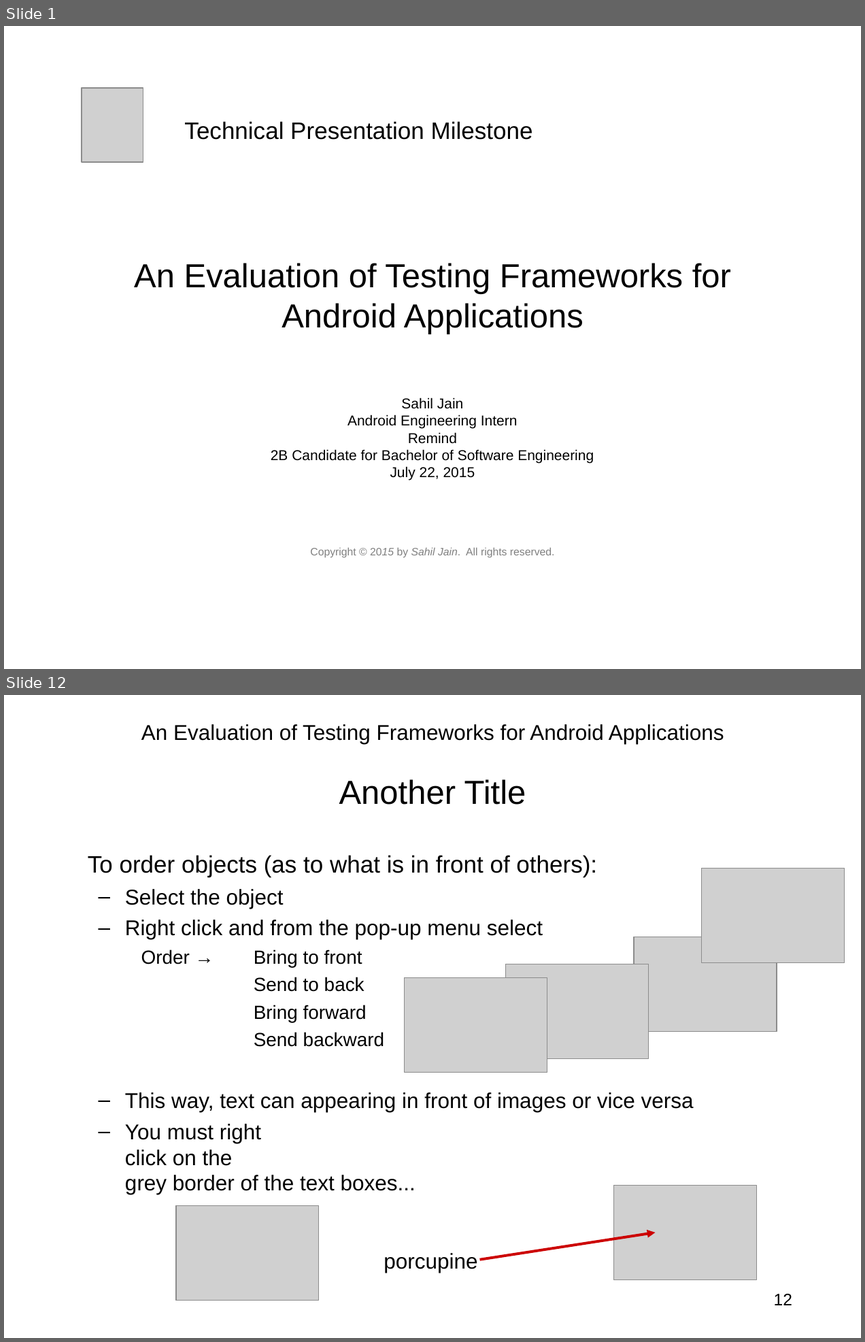
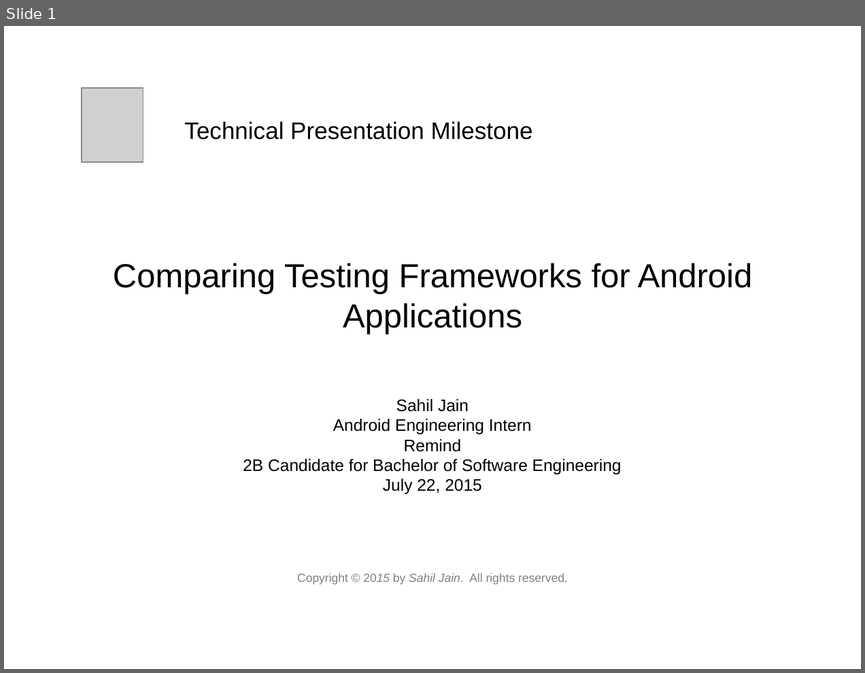
Before and after one commit to sahiljain/tpm, a slide deck: s44jain_tpm.ppt. Shown one above the other, each under a label of ours: slides 1 and 12 before the commit, slide 1 after it; the slides between them are not shown. The pictures are 865x1342 and 865x673 pixels, drawn with LibreOffice and Linux fonts; fonts in the diff are those of the drawing; grey boxes stand for pictures. Boxes give left, top, right and bottom in pixels: in the first picture for what was removed or moved away, otherwise in the second. Text is boxed around its words. In the diff, an @@ line names an element or a change of style, - is before the commit and + after.

```diff
--- a/s44jain_tpm.ppt
+++ b/s44jain_tpm.ppt
@@ slide 12 removed at bbox=[4, 695, 861, 1338], background #FFFFFF @@
@@ text removed at bbox=[141, 724, 724, 744] @@
-An Evaluation of Testing Frameworks for Android Applications
@@ title removed at bbox=[339, 779, 526, 804] @@
-Another Title
@@ text removed at bbox=[88, 855, 694, 1194] @@
-To order objects (as to what is in front of others):
-  – Select the object
-  – Right click and from the pop-up menu select
-    Order → Bring to front
-    Send to back
-    Bring forward
-    Send backward
-  – This way, text can appearing in front of images or vice versa
-  – You must right
-    click on the
-    grey border of the text boxes...
@@ picture removed at bbox=[702, 868, 844, 962] @@
@@ picture removed at bbox=[634, 936, 777, 1031] @@
@@ picture removed at bbox=[404, 978, 547, 1072] @@
@@ picture removed at bbox=[505, 964, 649, 1058] @@
@@ picture removed at bbox=[613, 1185, 756, 1279] @@
@@ picture removed at bbox=[176, 1205, 320, 1299] @@
@@ arrow removed from (479, 1259) to (655, 1232) @@
@@ text removed at bbox=[383, 1253, 477, 1272] @@
-porcupine
@@ page number removed at bbox=[774, 1293, 792, 1305] @@
-12
@@ slide 1 changed as well @@
@@ title at bbox=[113, 263, 753, 334]: text changed @@
-An Evaluation of Testing Frameworks for Android Applications
+Comparing Testing Frameworks for Android Applications
@@ subtitle "Sahil Jain Android Engineering Intern ..." at bbox=[243, 399, 621, 584]: size 12 to 14 pt in "Sahil Jain Android Engineering Intern Remind 2B ..."; size 9 to 10 pt in "Copyright © 2015 by Sahil Jain. All ..." @@
```
Also in this commit, not shown: 2 other slides changed, 13 slides added, 14 other slides removed.
